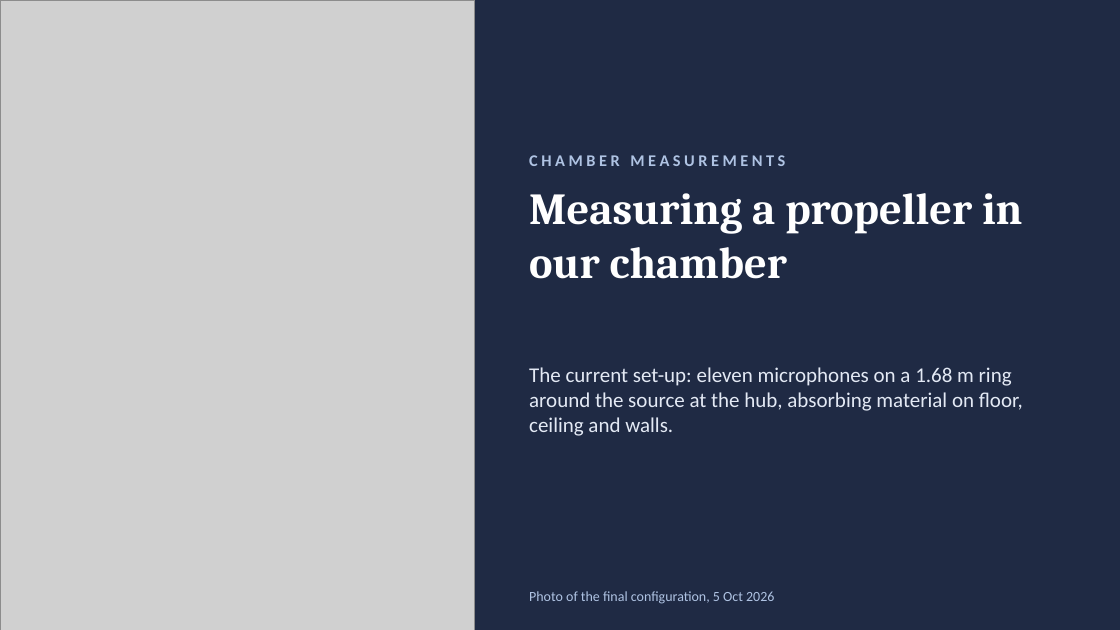
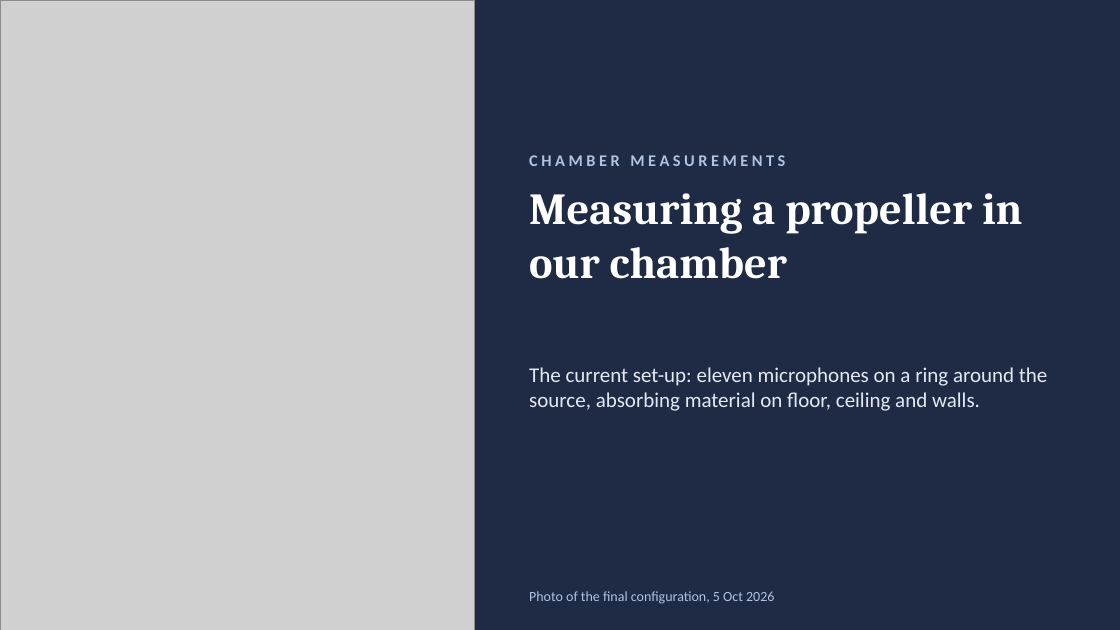
Before and after one commit to asdfgh0318/SoundVisualizer, a slide deck: slide 1 of docs/analysis/chamber-final-2026-10-01/slides/chamber-slides.pptx. Drawn at 1120x630 pixels with LibreOffice and Linux fonts; fonts in the diff are those of the drawing; grey boxes stand for pictures. Boxes give left, top, right and bottom in pixels: in the first picture for what was removed or moved away, otherwise in the second. Text is boxed around its words. In the diff, an @@ line names an element or a change of style, - is before the commit and + after.

```diff
--- a/docs/analysis/chamber-final-2026-10-01/slides/chamber-slides.pptx
+++ b/docs/analysis/chamber-final-2026-10-01/slides/chamber-slides.pptx
@@ text at (529,367,1047,411): text changed @@
-The current set-up: eleven microphones on a 1.68 m ring around the source at the hub, absorbing material on floor, ceiling and walls.
+The current set-up: eleven microphones on a ring around the source, absorbing material on floor, ceiling and walls.
```
Also in this commit, not shown: 1 other file.
